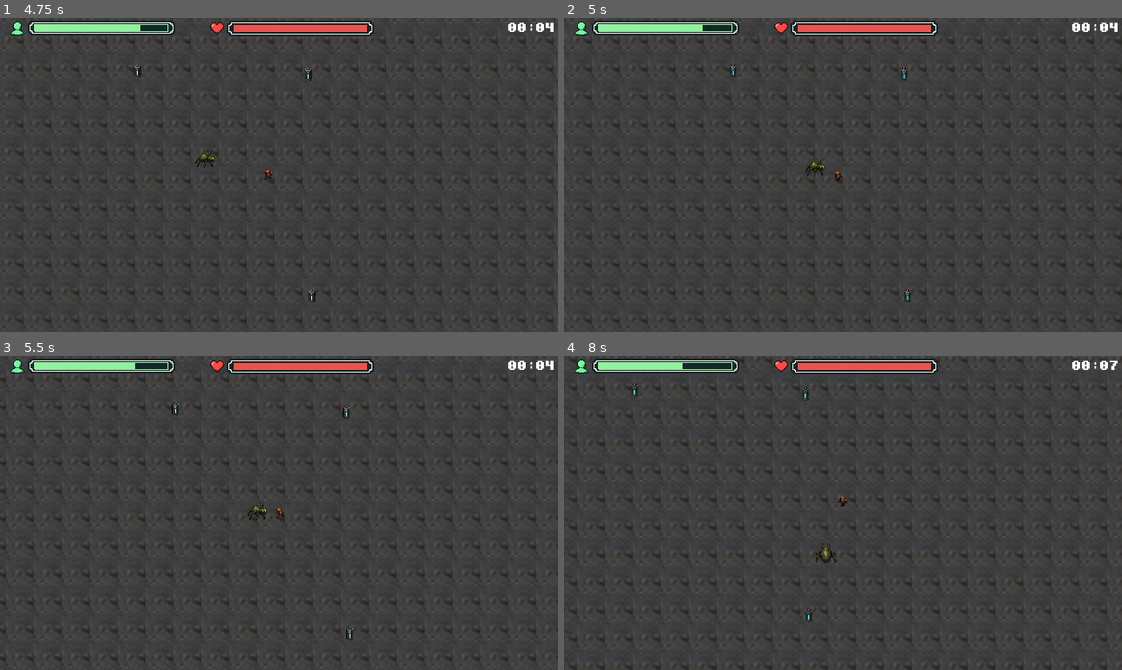
Above: before the commit, frames 1-4 (two rows, left to right).
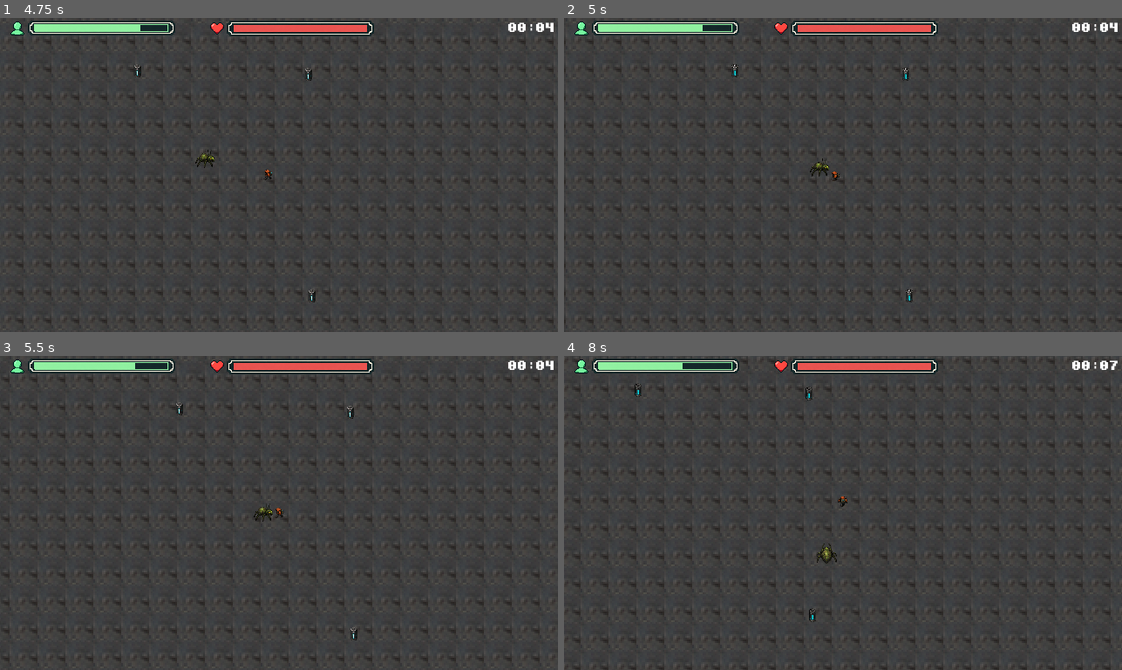
Above: after the commit, the same moments.

Repository: DevLucasOnly/DevLucasOnly-SurviveGD-Prototipo-de-Sobrevivencia-2D
Game: Godot game, scene res://scenes/main_menu.tscn
Two runs of this game, one before a commit and one after it. Both use one fixed random seed, a clock stepped at 60 frames per second and the inputs below.
Inputs (mouse positions are in pixels of both pictures, inside the frame that each line leads up to):
- Up to frame 1 (4.75 s): click (284, 218) at 0.5 s; tap Enter at 1.25 s; move the mouse to (401, 159) at 1.27 s; press the mouse at (401, 159) at 1.28 s; hold D (move_right) 1.28-2.03 s; move the mouse to (167, 190) at 2.02 s; release the mouse at (167, 190) at 2.03 s; hold S (move_down) 2.03-2.78 s; click (167, 190) at 2.1 s; move the mouse to (334, 105) at 2.77 s; press the mouse at (334, 105) at 2.78 s; hold D (move_right) 2.78-3.53 s; move the mouse to (251, 237) at 3.52 s; release the mouse at (251, 237) at 3.53 s; hold W (move_up) 3.53-4.28 s; click (251, 237) at 3.6 s; move the mouse to (446, 222) at 4.27 s; press the mouse at (446, 222) at 4.28 s; hold A (move_left) from 4.28 s (still down)
- Up to frame 2 (5 s): keep holding A (move_left)
- Up to frame 3 (5.5 s): keep holding A (move_left); move the mouse to (111, 465) at 5.02 s; release the mouse at (111, 465) at 5.03 s; click (111, 465) at 5.1 s
- Up to frame 4 (8 s): move the mouse to (870, 513) at 5.77 s; release A (move_left) at 5.78 s; press the mouse at (870, 513) at 5.78 s; hold S (move_down) 5.78-6.53 s; move the mouse to (759, 434) at 6.52 s; release the mouse at (759, 434) at 6.53 s; hold D (move_right) 6.53-7.28 s; click (759, 434) at 6.6 s; move the mouse to (965, 497) at 7.27 s; press the mouse at (965, 497) at 7.28 s; hold W (move_up) from 7.28 s (still down)

Frame 1 is identical in both runs. In frame 2, 0.6% of the frame differs, in the area x 0-96%, y 7-98%; in frame 3, 1.8%; in frame 4, 2.0%, in the area x 0-100%, y 0-100%.

Commit message:
Ajuste no Collision do player e do inimigo

Diff:
--- a/scenes/Player.tscn
+++ b/scenes/Player.tscn
@@ -5,7 +5,7 @@
 [ext_resource type="Texture2D" uid="uid://bxh8k2kcdxc2k" path="res://assets/Player/insectoides.png" id="2_v6fml"]
 
 [sub_resource type="RectangleShape2D" id="RectangleShape2D_70d11"]
-size = Vector2(6, 6)
+size = Vector2(5, 6)
 
 [sub_resource type="Animation" id="Animation_3li8b"]
 length = 0.001
@@ -151,7 +151,7 @@
 region_rect = Rect2(-5.4888916, 2.31102, 1268.365, 322.78748)
 
 [node name="CollisionShape2D" type="CollisionShape2D" parent="." unique_id=431914994]
-position = Vector2(-1, 0)
+position = Vector2(-0.5, 0)
 shape = SubResource("RectangleShape2D_70d11")
 
 [node name="AnimationPlayer" type="AnimationPlayer" parent="." unique_id=73426016]
--- a/scenes/inimigo.tscn
+++ b/scenes/inimigo.tscn
@@ -5,7 +5,7 @@
 [ext_resource type="AudioStream" uid="uid://wppj87tyfxpc" path="res://audio/Insectoide_Passos_Loop.wav" id="3_21tsg"]
 
 [sub_resource type="CircleShape2D" id="CircleShape2D_snp6e"]
-radius = 7.0
+radius = 5.0
 
 [sub_resource type="Animation" id="Animation_4er16"]
 length = 0.001
